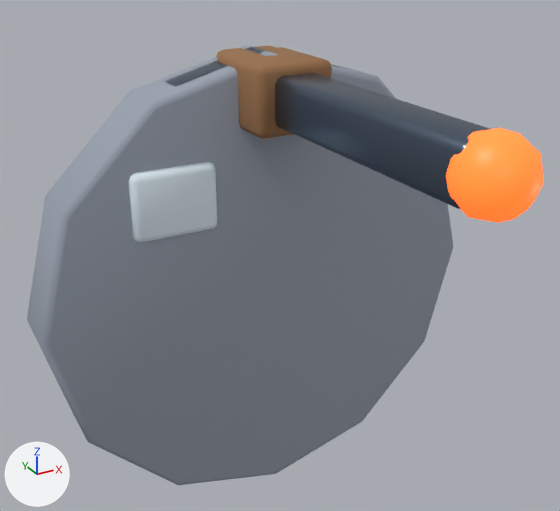
What one commit did to the glTF model public/assets/models/buildings/turret_basic.glb.
Rendered twice from a 50 mm lens placed at (-1.8, -3.49, 3.34), pointed at (-0.17, -0.54, 1.86). Lighting does not change. The marker at lower left points along +X, +Y and +Z. The older version comes first. Where no turn or scale is listed for an object, it has been applied to the vertices.

In view in the first picture: 'ammoBox', 'barrel', 'base', 'muzzle', 'recoilPart', 'ring' and 1 more.
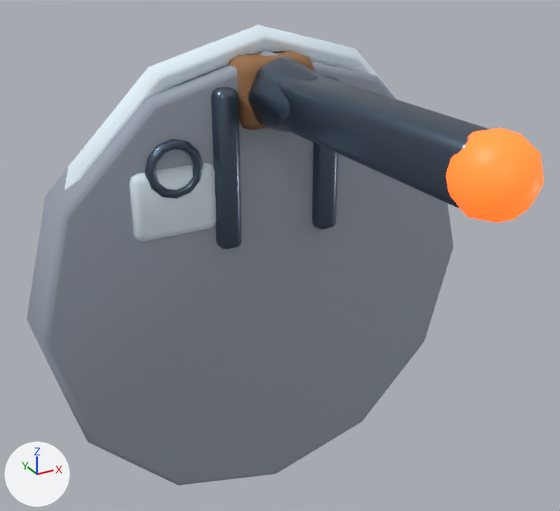
The change in detail:
Mesh me_cube_019 is new.
It has 56 vertices, 108 faces and spans x -0.06..0.06, y -0.25..0.25, z -0.4..0.4.
It uses material mat_mat_turret_iron (greyish blue #616f81).
Mesh me_cube_018 is new.
It has 56 vertices, 108 faces and spans x -0.06..0.06, y -0.25..0.25, z -0.4..0.4.
It uses material mat_mat_turret_iron (greyish blue #616f81).
Mesh me_torus_001 is new.
It has 196 vertices, 392 faces and spans x -1.14..1.14, y -0.07..0.07, z -1.14..1.14.
It uses material mat_mat_turret_snow (pale blue #e7f6ff).
Mesh me_cone_001 is new.
It has 112 vertices, 220 faces and spans x -0.177..0.177, y -0.16..0.16, z -0.177..0.177.
It uses material mat_mat_turret_iron (greyish blue #616f81).
Mesh me_torus_002 is new.
It has 204 vertices, 408 faces and spans x -0.145..0.145, y -0.024..0.024, z -0.145..0.145.
It uses material mat_mat_turret_iron (greyish blue #616f81).
Object 'recoilPart' (ob_recoilpart) moves from (0.0, -0.15, 2.55) to (0.0, 0.0, 2.55).
Object 'supportBraceR' (ob_supportbracer) is new; it shows me_cube_019.
Its location is (0.28, 0.0, 2.2).
Object 'supportBraceL' (ob_supportbracel) is new; it shows me_cube_018.
Its location is (-0.28, 0.0, 2.2).
Object 'baseTrim' (ob_basetrim) is new; it shows me_torus_001.
Its location is (0.0, 0.0, 1.7).
Object 'barrelCowl' (ob_barrelcowl) is new; it shows me_cone_001.
Its location is (0.0, -0.38, 2.55).
Object 'ammoLatch' (ob_ammolatch) is new; it shows me_torus_002.
Its location is (-0.55, -0.2, 2.25).

Boxes (x1, y1, x2, y2) around the edits, measured in the pictures (560 x 511 px):
'baseTrim', added: after (65, 25, 398, 189)
'recoilPart', moved: before (217, 47, 332, 139); after (228, 51, 313, 130)
'supportBraceL', added: after (211, 87, 242, 249)
'barrelCowl', added: after (248, 57, 319, 132)
'supportBraceR', added: after (312, 76, 339, 229)
'ammoLatch', added: after (145, 139, 203, 199)
